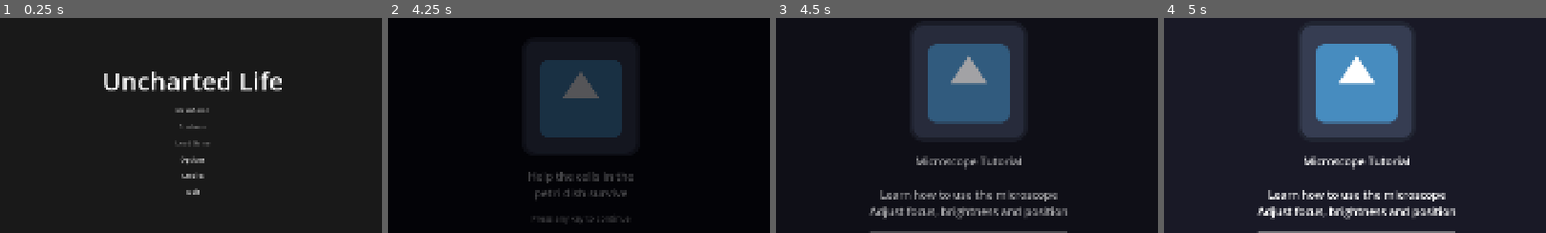
Above: before the commit, frames 1-4 (left to right).
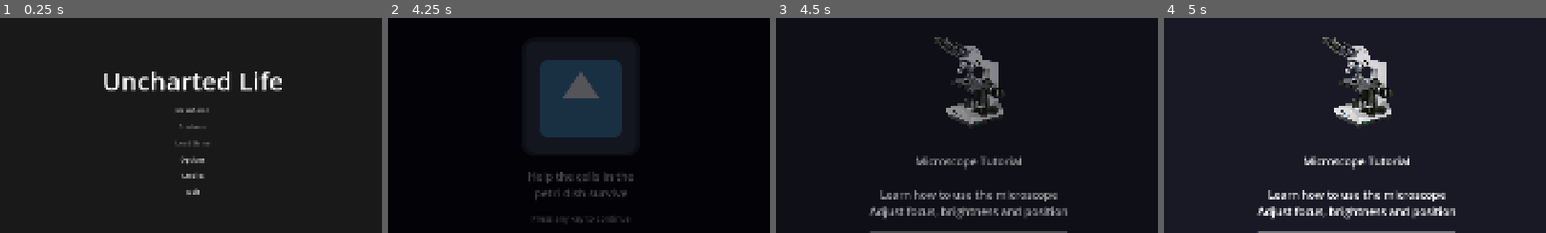
Above: after the commit, the same moments.

Repository: liup215/UnchartedLife
Game: Godot game, scene res://ui/main_menu/main_menu.tscn
Same seed, same stepped clock (60 frames per second), same inputs: the game is played once before the commit and once after it. The engine's default icon, where the game draws it, is replaced by a stand-in: a white triangle on a blue panel in a dark square.
Inputs (mouse positions are % of the whole screen's width and height, from its top left):
- Up to frame 1 (0.25 s): no input
- Up to frame 2 (4.25 s): click "New Game" at 0.5 s; click (50, 31) at 1.27 s; type "12" at 1.35 s; click "Normal" at 2 s; click "Normal" at 2.75 s; click "Start Game" at 3.5 s
- Up to frame 3 (4.5 s): click "Skip >>" at 4.25 s
- Up to frame 4 (5 s): no input
The pictures show only the part of the screen within x 25-75%, y 24-74%; the shares and areas given below are measured in that part.

Frames 1-2 are identical in both runs. In frame 3, 15% of the frame differs, in the area x 35-65%, y 3-56%; in frame 4, 15%.

Commit message:
Add microscope texture import configuration and loading screen UID
- Added a new import configuration for the microscope.webp texture, including compression settings and metadata.
- Created a UID file for the loading_screen.gd script to manage its unique identifier.

Diff:
--- a/scenes/story/opening/opening_animation.gd
+++ b/scenes/story/opening/opening_animation.gd
@@ -69,7 +69,7 @@
 	print("Opening animation complete, transitioning to prologue with loading screen...")
 
 	# Load the game icon for loading screen
-	var microscope_image: Texture2D = load("res://icon.svg")
+	var microscope_image: Texture2D = load("res://assets/items/tools/microscope.webp")
 	var microscope_intro_text: String = "Microscope Tutorial\n\nLearn how to use the microscope\nAdjust focus, brightness and position"
 
 	# Use SceneManager to load prologue scene with custom content
--- a/scenes/story/prologue/prologue_scene_01.tscn
+++ b/scenes/story/prologue/prologue_scene_01.tscn
@@ -1,7 +1,7 @@
 [gd_scene load_steps=5 format=3 uid="uid://cutjmmcfu7du4"]
 
 [ext_resource type="Script" uid="uid://cov3ms88tckk6" path="res://scenes/story/prologue/prologue_scene_01.gd" id="1_prologue"]
-[ext_resource type="Texture2D" uid="uid://df6ywaepewvs1" path="res://icon.svg" id="2_icon"]
+[ext_resource type="Texture2D" uid="uid://cvrsw77gy5t1w" path="res://assets/items/tools/cells_in_microscope.jpg" id="2_hxm43"]
 
 [sub_resource type="Shader" id="Shader_circle_frame"]
 code = "shader_type canvas_item;
@@ -68,7 +68,7 @@
 offset_bottom = -500.0
 grow_horizontal = 2
 grow_vertical = 2
-texture = ExtResource("2_icon")
+texture = ExtResource("2_hxm43")
 expand_mode = 1
 stretch_mode = 5
 
Binary file added: assets/items/tools/cells_in_microscope.jpg
Not shown, added: assets/items/tools/cells_in_microscope.jpg.import
Binary file added: assets/items/tools/microscope.webp
Not shown, added: assets/items/tools/microscope.webp.import
Not shown, added: ui/loading_screen/loading_screen.gd.uid
